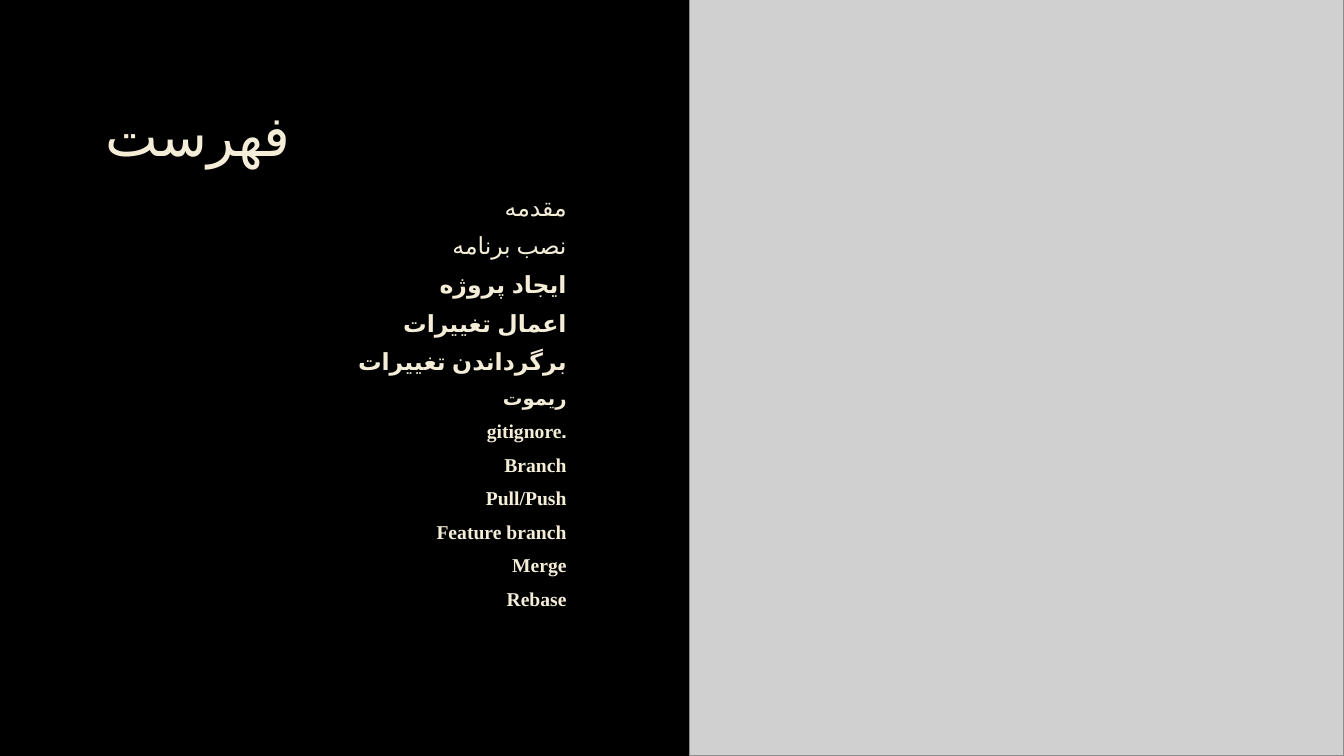
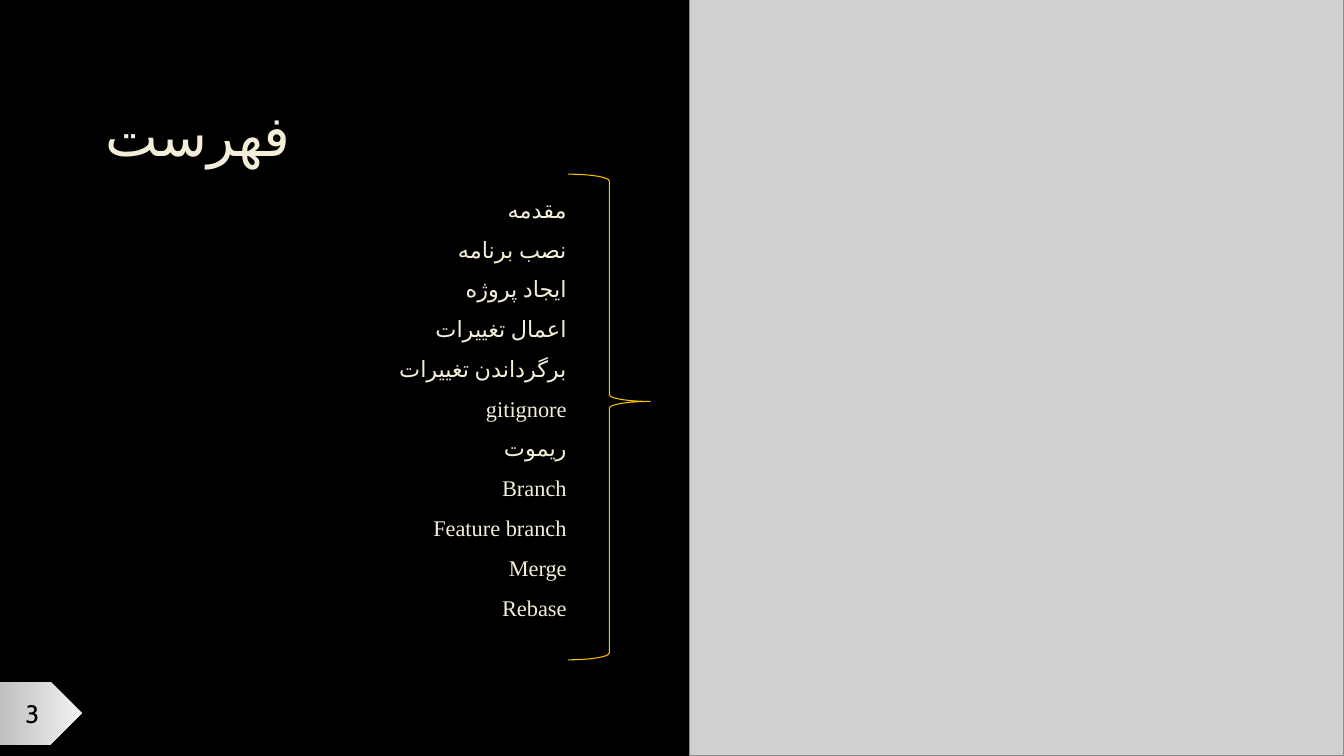
Before and after one commit to RAAvenger/MabahesVizhe2-GitCourse, a slide deck: slide 3 of git slides.pptx. Drawn at 1344x756 pixels with LibreOffice and Linux fonts; fonts in the diff are those of the drawing; grey boxes stand for pictures; background and template pictures are left out. Boxes give left, top, right and bottom in pixels: in the first picture for what was removed or moved away, otherwise in the second. Text is boxed around its words. In the diff, an @@ line names an element or a change of style, - is before the commit and + after.

```diff
--- a/git slides.pptx
+++ b/git slides.pptx
@@ title "فهرست": place and size @@
-title "فهرست" at bbox=[105, 120, 290, 168]
+title "فهرست" at bbox=[96, 68, 596, 174]
@@ title "فهرست" at bbox=[96, 68, 596, 174]: font Times New Roman to Noto Sans CJK SC @@
@@ right brace added at bbox=[569, 174, 650, 660], outline #FFC000 0.75 pt @@
@@ text at bbox=[399, 205, 567, 617]: size 16.8 to 16 pt in "مقدمه", "نصب برنامه", "ایجاد پروژه", "اعمال تغییرات" and 1 more places; bold off in "ایجاد پروژه", "اعمال تغییرات", "برگرداندن تغییرات", "ریموت" and 4 more places; size 14 to 16 pt in "ریموت", "Branch", "Feature branch", "Merge" and 1 more places; line spacing 0.9 to 1 @@
@@ text at bbox=[486, 402, 567, 422]: paragraph added @@
+gitignore
@@ text at bbox=[487, 424, 562, 443]: paragraph removed @@
-.gitignore
@@ text at bbox=[486, 491, 567, 506]: paragraph removed @@
-Pull/Push
@@ page number added at bbox=[0, 682, 82, 745], fill gradient #BFBFBF to #F2F2F2, 18 pt, text #000000 @@
+3
```
Also in this commit, not shown: 10 other slides changed, 1 slide added, 1 other file.
